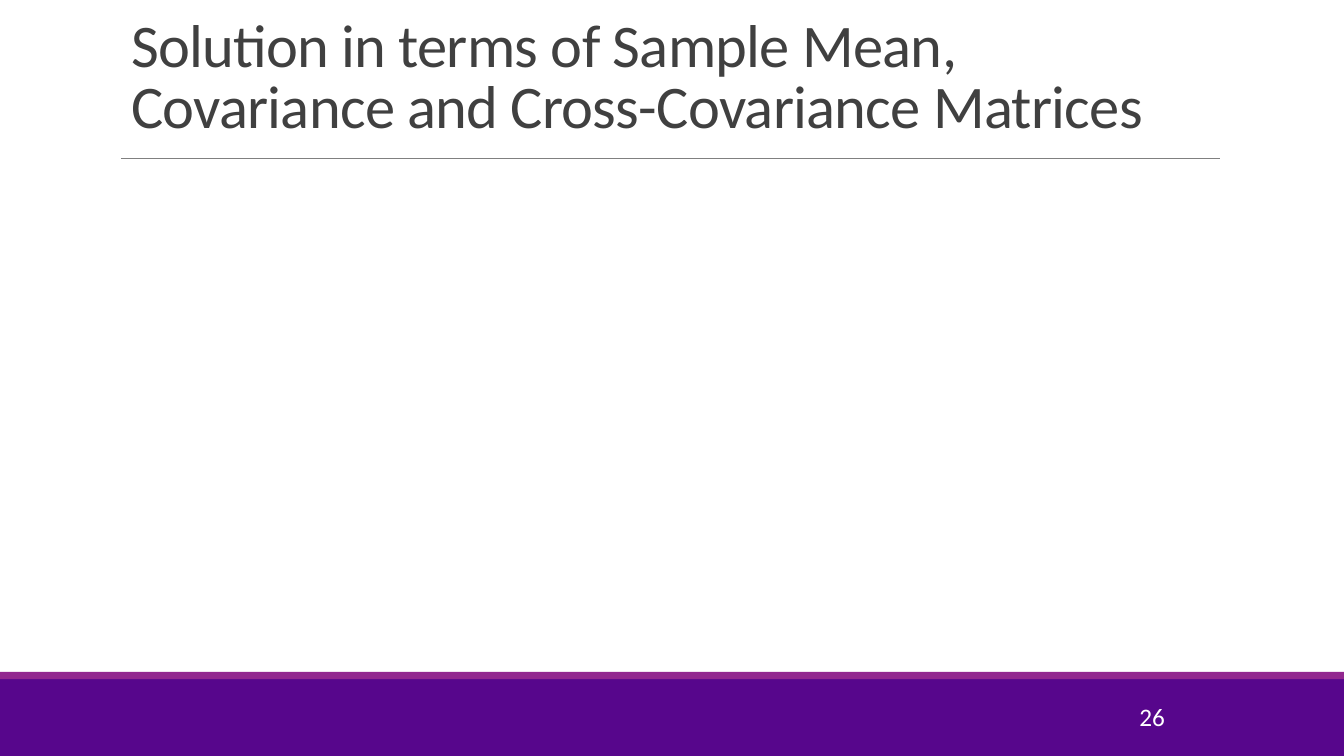
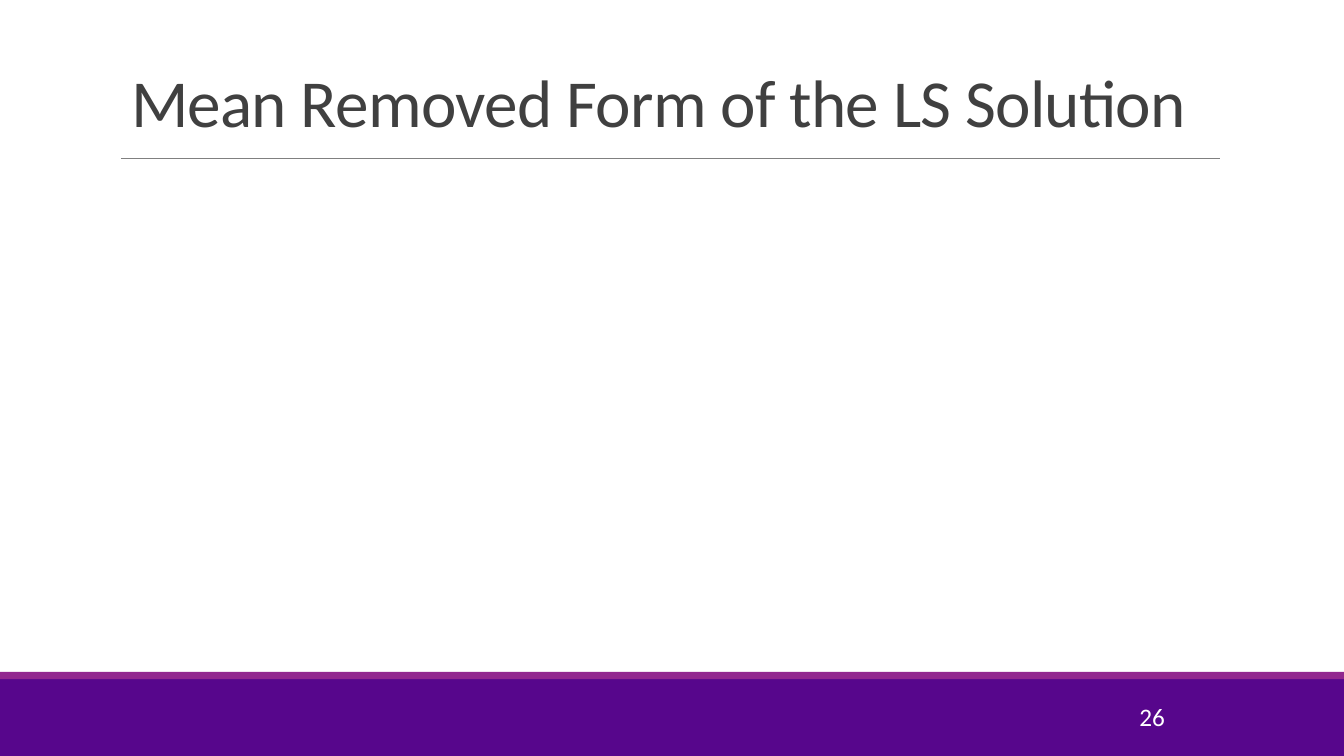
Before and after one commit to joshzzl/introml, a slide deck: slide 26 of lectures/Lect03_MultLinRegression.pptx. Drawn at 1344x756 pixels with LibreOffice and Linux fonts; fonts in the diff are those of the drawing; grey boxes stand for pictures; background and template pictures are left out. Boxes give left, top, right and bottom in pixels: in the first picture for what was removed or moved away, otherwise in the second. Text is boxed around its words. In the diff, an @@ line names an element or a change of style, - is before the commit and + after.

```diff
--- a/lectures/Lect03_MultLinRegression.pptx
+++ b/lectures/Lect03_MultLinRegression.pptx
@@ title at bbox=[131, 80, 1186, 128]: text changed; size 43.2 to 48 pt @@
-Solution in terms of Sample Mean, Covariance and Cross-Covariance Matrices
+Mean Removed Form of the LS Solution
```
Also in this commit, not shown: 4 other slides changed, 2 slides removed, 6 other files.
